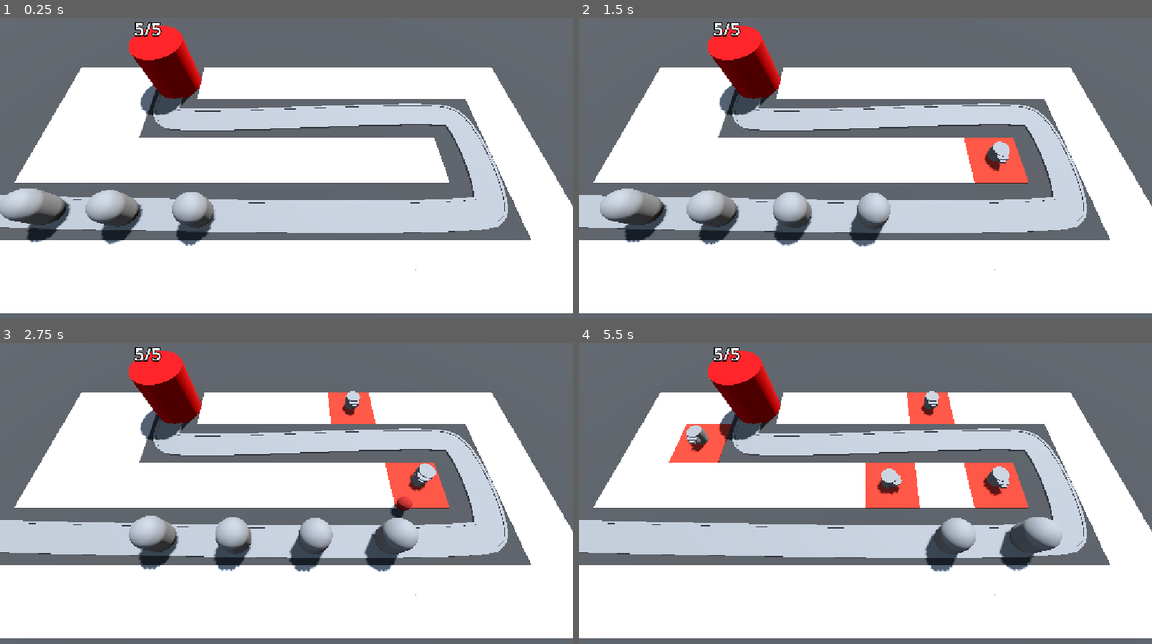
Above: before the commit, frames 1-4 (two rows, left to right).
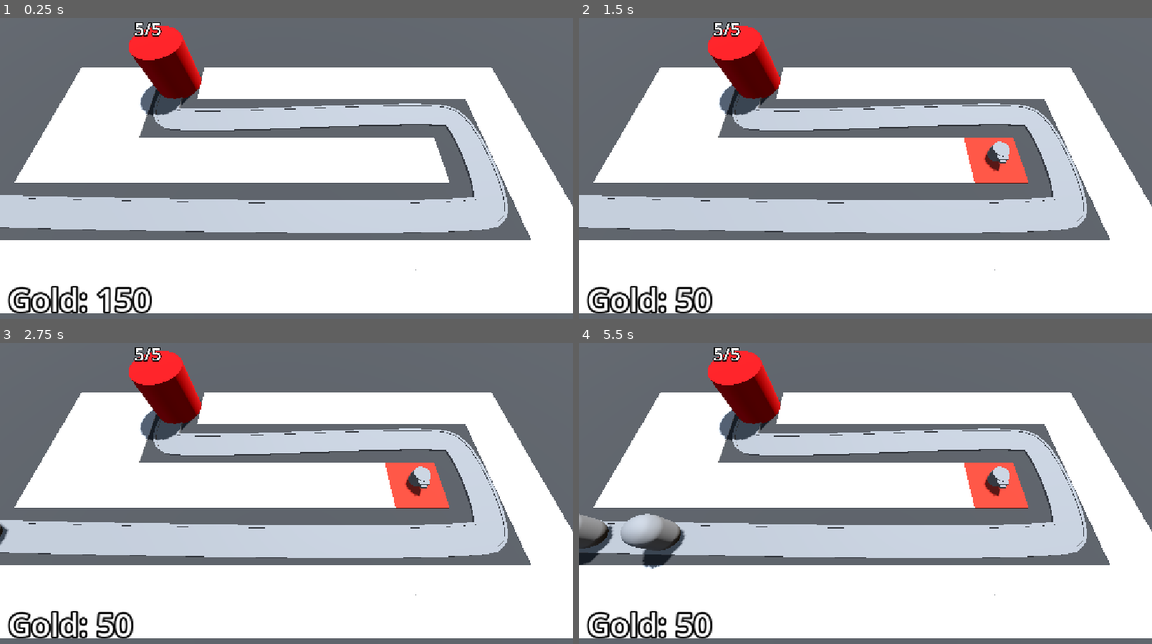
Above: after the commit, the same moments.

Repository: sylvainlap/gamedev.tv-barbarian-blaster
Game: Godot game, scene res://base_level.tscn
Same seed, same stepped clock (60 frames per second), same inputs: the game is played once before the commit and once after it.
Inputs (mouse positions are in pixels of both pictures, inside the frame that each line leads up to):
- Up to frame 1 (0.25 s): no input
- Up to frame 2 (1.5 s): move the mouse to (991, 150) at 0.52 s; click (991, 150) at 0.6 s; move the mouse to (750, 183) at 1.27 s; click (750, 183) at 1.35 s
- Up to frame 3 (2.75 s): move the mouse to (343, 421) at 2.02 s; click (343, 421) at 2.1 s
- Up to frame 4 (5.5 s): move the mouse to (836, 556) at 2.77 s; click (836, 556) at 2.85 s; move the mouse to (1037, 541) at 3.52 s; click (1037, 541) at 3.6 s; move the mouse to (693, 445) at 4.27 s; click (693, 445) at 4.35 s; move the mouse to (894, 493) at 5.02 s; click (894, 493) at 5.1 s

The runs differ from the first frame. In frame 1, 4.2% of the frame differs, in the area x 0-38%, y 56-99%; in frame 2, 4.7%; in frame 3, 5.7%; in frame 4, 8.2%, in the area x 0-85%, y 15-99%.

Commit message:
feat(game): course 3.25 done

Diff:
--- /dev/null
+++ b/bank.gd
@@ -0,0 +1,16 @@
+extends MarginContainer
+
+@export var starting_gold: int = 150
+
+var current_gold: int:
+	set(g):
+		current_gold = max(g, 0)
+		label.text = "Gold: " + str(current_gold)
+	get:
+		return current_gold
+
+@onready var label: Label = $Label
+
+
+func _ready() -> void:
+	current_gold = starting_gold
--- a/base_level.tscn
+++ b/base_level.tscn
@@ -5,7 +5,10 @@
 [ext_resource type="PackedScene" uid="uid://wlvpvb3olsni" path="res://enemy/ennemy.tscn" id="2_5vx1e"]
 [ext_resource type="PackedScene" uid="uid://dbspp2x4poqh7" path="res://turret/turret.tscn" id="2_ftfrf"]
 [ext_resource type="PackedScene" uid="uid://dmp15xq1xg24g" path="res://base/base.tscn" id="3_eesb3"]
+[ext_resource type="Script" uid="uid://bmugdmleirt23" path="res://enemy_path.gd" id="3_u2wky"]
 [ext_resource type="Script" uid="uid://bsjogxvyjj8tp" path="res://turret_manager.gd" id="6_u2wky"]
+[ext_resource type="Script" uid="uid://cpjddqrgk51dw" path="res://bank.gd" id="8_bkkah"]
+[ext_resource type="PackedScene" uid="uid://bjpqq28petc1g" path="res://difficulty/difficulty_manager.tscn" id="8_xjg0i"]
 
 [sub_resource type="ProceduralSkyMaterial" id="ProceduralSkyMaterial_4sal3"]
 sky_horizon_color = Color(0.66224277, 0.6717428, 0.6867428, 1)
@@ -28,6 +31,11 @@
 "tilts": PackedFloat32Array(0, 0, 0, 0, 0)
 }
 point_count = 5
+
+[sub_resource type="LabelSettings" id="LabelSettings_jfg3o"]
+font_size = 64
+outline_size = 16
+outline_color = Color(0, 0, 0, 1)
 
 [node name="BaseLevel" type="Node3D" unique_id=1897043739]
 
@@ -57,10 +65,13 @@
 }
 metadata/_editor_floor_ = Vector3(0, 0, 0)
 
-[node name="Path3D" type="Path3D" parent="." unique_id=191399162]
+[node name="EnemyPath" type="Path3D" parent="." unique_id=191399162 node_paths=PackedStringArray("difficulty_manager")]
 curve = SubResource("Curve3D_jfg3o")
+script = ExtResource("3_u2wky")
+enemy_scene = ExtResource("2_5vx1e")
+difficulty_manager = NodePath("../DifficultyManager")
 
-[node name="Road" type="CSGPolygon3D" parent="Path3D" unique_id=1298957569]
+[node name="Road" type="CSGPolygon3D" parent="EnemyPath" unique_id=1298957569]
 polygon = PackedVector2Array(-1, 0, -1, 0.1, 1, 0.1, 1, 0)
 mode = 2
 path_node = NodePath("..")
@@ -74,7 +85,7 @@
 path_u_distance = 1.0
 path_joined = false
 
-[node name="LeftEdge" type="CSGPolygon3D" parent="Path3D" unique_id=406434855]
+[node name="LeftEdge" type="CSGPolygon3D" parent="EnemyPath" unique_id=406434855]
 polygon = PackedVector2Array(-1.1, 0, -1.1, 0.15, -0.9, 0.15, -0.9, 0)
 mode = 2
 path_node = NodePath("..")
@@ -88,7 +99,7 @@
 path_u_distance = 1.0
 path_joined = false
 
-[node name="RightEdge" type="CSGPolygon3D" parent="Path3D" unique_id=238703546]
+[node name="RightEdge" type="CSGPolygon3D" parent="EnemyPath" unique_id=238703546]
 polygon = PackedVector2Array(0.9, 0, 0.9, 0.15, 1.1, 0.15, 1.1, 0)
 mode = 2
 path_node = NodePath("..")
@@ -102,24 +113,9 @@
 path_u_distance = 1.0
 path_joined = false
 
-[node name="Enemy" parent="Path3D" unique_id=163458957 instance=ExtResource("2_5vx1e")]
-transform = Transform3D(-0.028558768, 0, -0.9995561, 0, 0.9999962, 0, 0.9995567, 0, -0.028558752, -22, 0, 6)
-speed = 5.0
-
-[node name="Enemy2" parent="Path3D" unique_id=1410204475 instance=ExtResource("2_5vx1e")]
-transform = Transform3D(-0.024007067, 0, -0.9996757, 0, 0.9999962, 0, 0.9996763, 0, -0.024007052, -17.001804, 0, 6.1290264)
-progress = 5.0
-speed = 5.0
-
-[node name="Enemy3" parent="Path3D" unique_id=294994569 instance=ExtResource("2_5vx1e")]
-transform = Transform3D(-0.02064838, 0, -0.99975216, 0, 0.9999962, 0, 0.99975276, 0, -0.020648368, -12.00296, 0, 6.240797)
-progress = 10.0
-speed = 5.0
-
-[node name="Enemy4" parent="Path3D" unique_id=1588515517 instance=ExtResource("2_5vx1e")]
-transform = Transform3D(-0.01666595, 0, -0.99982643, 0, 0.9999962, 0, 0.999827, 0, -0.016665941, -7.0038123, 0, 6.3344803)
-progress = 15.0
-speed = 5.0
+[node name="Timer" type="Timer" parent="EnemyPath" unique_id=580836566]
+wait_time = 2.0
+autostart = true
 
 [node name="Base" parent="." unique_id=1809853878 instance=ExtResource("3_eesb3")]
 transform = Transform3D(1, 0, 0, 0, 1, 0, 0, 0, 1, -10, 0, -6)
@@ -127,4 +123,28 @@
 [node name="TurretManager" type="Node" parent="." unique_id=1773048067 node_paths=PackedStringArray("enemy_path")]
 script = ExtResource("6_u2wky")
 turret_scene = ExtResource("2_ftfrf")
-enemy_path = NodePath("../Path3D")
+enemy_path = NodePath("../EnemyPath")
+
+[node name="DifficultyManager" parent="." unique_id=46754723 instance=ExtResource("8_xjg0i")]
+
+[node name="Bank" type="MarginContainer" parent="." unique_id=1333200058 groups=["Bank"]]
+anchors_preset = 15
+anchor_right = 1.0
+anchor_bottom = 1.0
+grow_horizontal = 2
+grow_vertical = 2
+mouse_filter = 2
+theme_override_constants/margin_left = 16
+theme_override_constants/margin_top = 16
+theme_override_constants/margin_right = 16
+theme_override_constants/margin_bottom = 16
+script = ExtResource("8_bkkah")
+
+[node name="Label" type="Label" parent="Bank" unique_id=1794810199]
+layout_mode = 2
+size_flags_horizontal = 0
+size_flags_vertical = 8
+text = "Bank"
+label_settings = SubResource("LabelSettings_jfg3o")
+
+[connection signal="timeout" from="EnemyPath/Timer" to="EnemyPath" method="_on_timer_timeout"]
--- /dev/null
+++ b/difficulty/difficulty_manager.gd
@@ -0,0 +1,19 @@
+extends Node
+
+@export var game_length: float = 30.0
+@export var spawn_time_curve: Curve
+
+@onready var timer: Timer = $Timer
+
+
+func _ready() -> void:
+	timer.start(game_length)
+
+
+func get_spawn_time() -> float:
+	var game_progress_ratio = _compute_game_progress_ratio()
+	return spawn_time_curve.sample(game_progress_ratio)
+
+
+func _compute_game_progress_ratio() -> float:
+	return 1.0 - (timer.time_left / game_length)
--- /dev/null
+++ b/difficulty/difficulty_manager.tscn
@@ -0,0 +1,15 @@
+[gd_scene format=3 uid="uid://bjpqq28petc1g"]
+
+[ext_resource type="Script" uid="uid://cyfw7270jojwp" path="res://difficulty/difficulty_manager.gd" id="1_m4ckp"]
+
+[sub_resource type="Curve" id="Curve_m4ckp"]
+_limits = [0.25, 2.0, 0.0, 1.0]
+_data = [Vector2(0, 2), 0.0, -1.7500001, 0, 1, Vector2(1, 0.25), -1.7500001, 0.0, 1, 0]
+point_count = 2
+
+[node name="DifficultyManager" type="Node" unique_id=46754723]
+script = ExtResource("1_m4ckp")
+spawn_time_curve = SubResource("Curve_m4ckp")
+
+[node name="Timer" type="Timer" parent="." unique_id=372291651]
+one_shot = true
--- a/enemy/ennemy.gd
+++ b/enemy/ennemy.gd
@@ -2,18 +2,21 @@
 
 @export var speed: float = 2.5
 @export var max_health: int = 2
+@export var gold_value: int = 15
 
 var current_health: int:
 	set(h):
 		animation_player.play("take_damage")
 		current_health = h
 		if current_health < 1:
+			bank.current_gold += gold_value
 			queue_free()
 	get:
 		return current_health
 
 @onready var base = get_tree().get_first_node_in_group("Base")
 @onready var animation_player: AnimationPlayer = $AnimationPlayer
+@onready var bank = get_tree().get_first_node_in_group("Bank")
 
 
 func _ready() -> void:
--- /dev/null
+++ b/enemy_path.gd
@@ -0,0 +1,16 @@
+extends Path3D
+
+@export var enemy_scene: PackedScene
+@export var difficulty_manager: Node
+
+@onready var timer: Timer = $Timer
+
+
+func _spawn_enemy() -> void:
+	var enemy = enemy_scene.instantiate()
+	add_child(enemy)
+
+
+func _on_timer_timeout() -> void:
+	_spawn_enemy()
+	timer.wait_time = difficulty_manager.get_spawn_time()
--- a/project.godot
+++ b/project.godot
@@ -24,6 +24,7 @@
 
 Base=""
 Enemy=""
+Bank=""
 
 [input]
 
--- a/ray_picker_camera/ray_picker_camera.gd
+++ b/ray_picker_camera/ray_picker_camera.gd
@@ -3,8 +3,10 @@
 @export var distance: float = 100.0
 @export var grid_map: GridMap
 @export var turret_manager: Node
+@export var turret_cost: int = 100
 
 @onready var ray_cast_3d: RayCast3D = $RayCast3D
+@onready var bank = get_tree().get_first_node_in_group("Bank")
 
 
 func _process(_delta: float) -> void:
@@ -13,14 +15,18 @@
 	ray_cast_3d.force_raycast_update()
 
 	if ray_cast_3d.is_colliding():
-		Input.set_default_cursor_shape(Input.CURSOR_POINTING_HAND)
-		var collider = ray_cast_3d.get_collider()
-		if Input.is_action_just_pressed("click") && collider is GridMap:
-			var collision_point = ray_cast_3d.get_collision_point()
-			var cell = grid_map.local_to_map(collision_point)
-			if grid_map.get_cell_item(cell) == 0:
-				grid_map.set_cell_item(cell, 1)
-				var tile_position = grid_map.map_to_local(cell)
-				turret_manager.build_turret(tile_position)
+		if bank.current_gold >= turret_cost:
+			Input.set_default_cursor_shape(Input.CURSOR_POINTING_HAND)
+			var collider = ray_cast_3d.get_collider()
+			if Input.is_action_just_pressed("click") && collider is GridMap:
+				var collision_point = ray_cast_3d.get_collision_point()
+				var cell = grid_map.local_to_map(collision_point)
+				if grid_map.get_cell_item(cell) == 0:
+					grid_map.set_cell_item(cell, 1)
+					var tile_position = grid_map.map_to_local(cell)
+					turret_manager.build_turret(tile_position)
+					bank.current_gold -= turret_cost
+		else:
+			Input.set_default_cursor_shape(Input.CURSOR_ARROW)
 	else:
 		Input.set_default_cursor_shape(Input.CURSOR_ARROW)
Not shown, added: bank.gd.uid
Not shown, added: difficulty/difficulty_manager.gd.uid
Not shown, added: enemy_path.gd.uid
